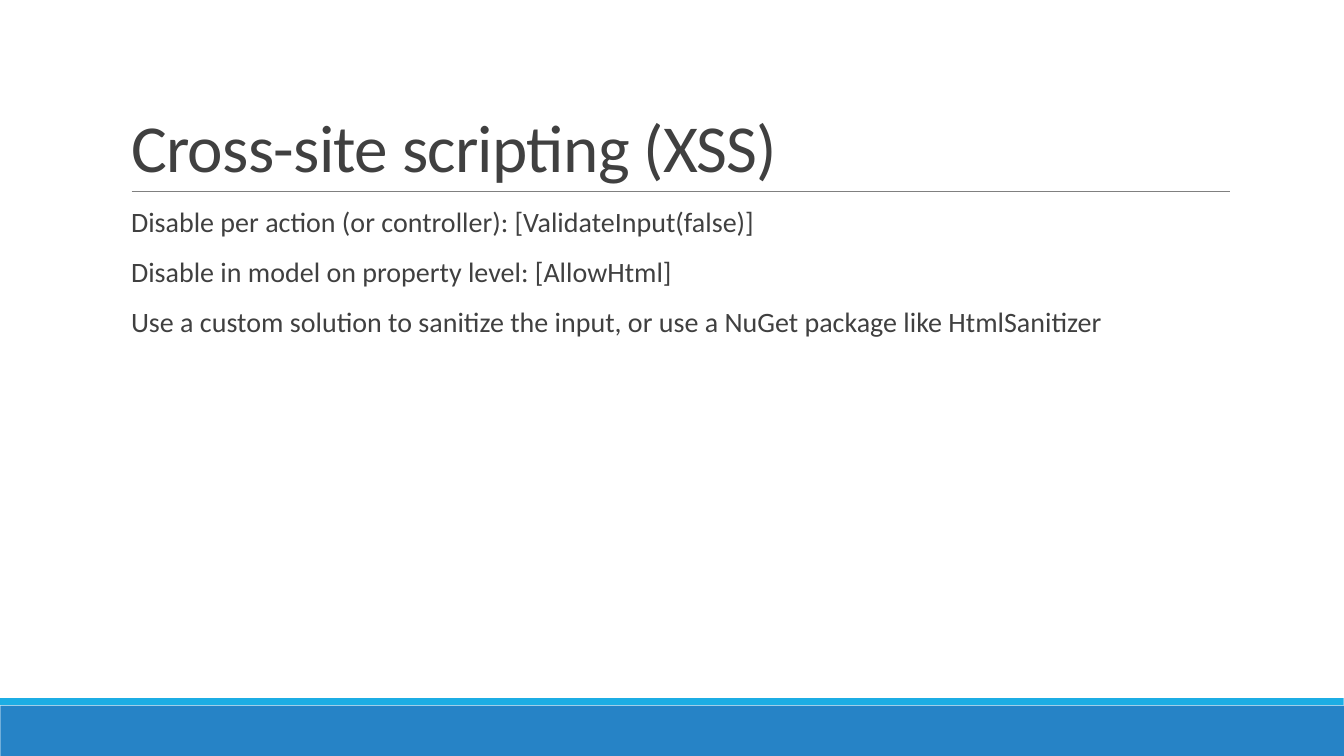
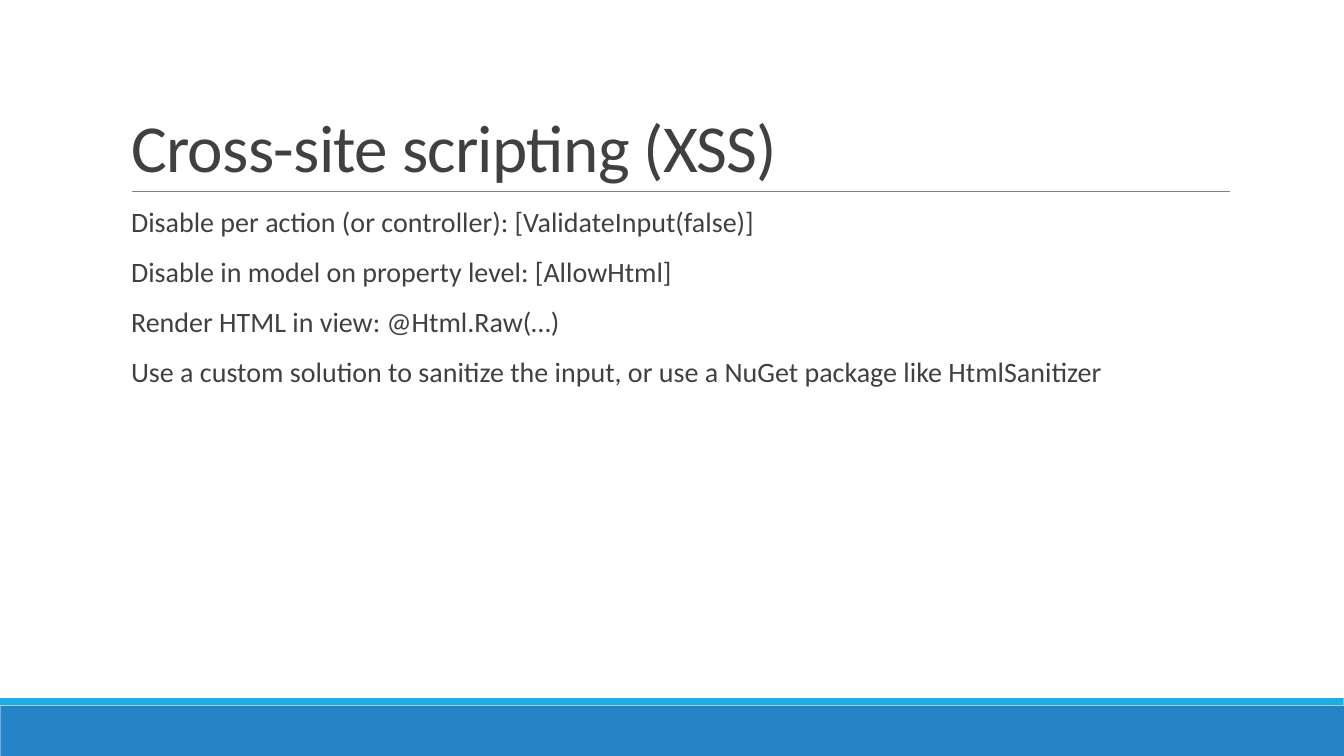
Before and after one commit to wcabus/session-securing-aspnet, a slide deck: slide 8 of Securing ASP.NET.pptx (slide 7 before the commit). Drawn at 1344x756 pixels with LibreOffice and Linux fonts; fonts in the diff are those of the drawing. Boxes give left, top, right and bottom in pixels: in the first picture for what was removed or moved away, otherwise in the second. Text is boxed around its words. In the diff, an @@ line names an element or a change of style, - is before the commit and + after.

```diff
--- a/Securing ASP.NET.pptx
+++ b/Securing ASP.NET.pptx
@@ text at (131,311,560,336): paragraph added @@
+  Render HTML in view: @Html.Raw(…)
```
Also in this commit, not shown: 5 other slides changed, 1 slide added.
